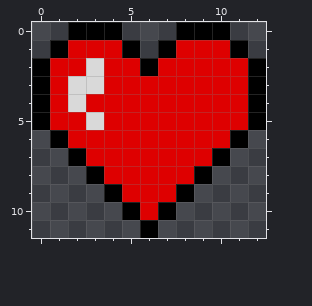
Edited in one commit: pixel-art sprite (public/static/images/hp.png). The first picture shows the starting point.
The file is 65x60 pixels, drawn in blocks of 5x5; one block is one cell here.
After the commit:
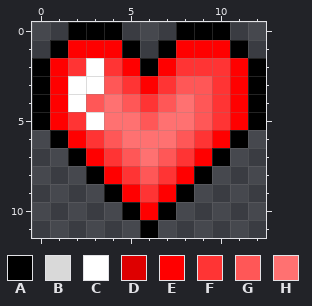
Palette (. is transparent): A #000000  B #d9d9d9  C #ffffff  D #de0000  E #ff0000  F #ff3434  G #ff5757  H #ff7171
Change:
Changed rows in their new state; - is an unchanged pixel.
first column x 1:
 1 -EEE---EEE-
 2 EFCFE-EFFFE
 3 ECCGFEFGGFE
 4 ECGHGFGHGFE
 5 EFCHHGHHGFE
 6 -EFGHHHGFE-
 7 --EFGHGFE--
 8 ---EFGFE---
 9 ----EFE----
10 -----E-----
